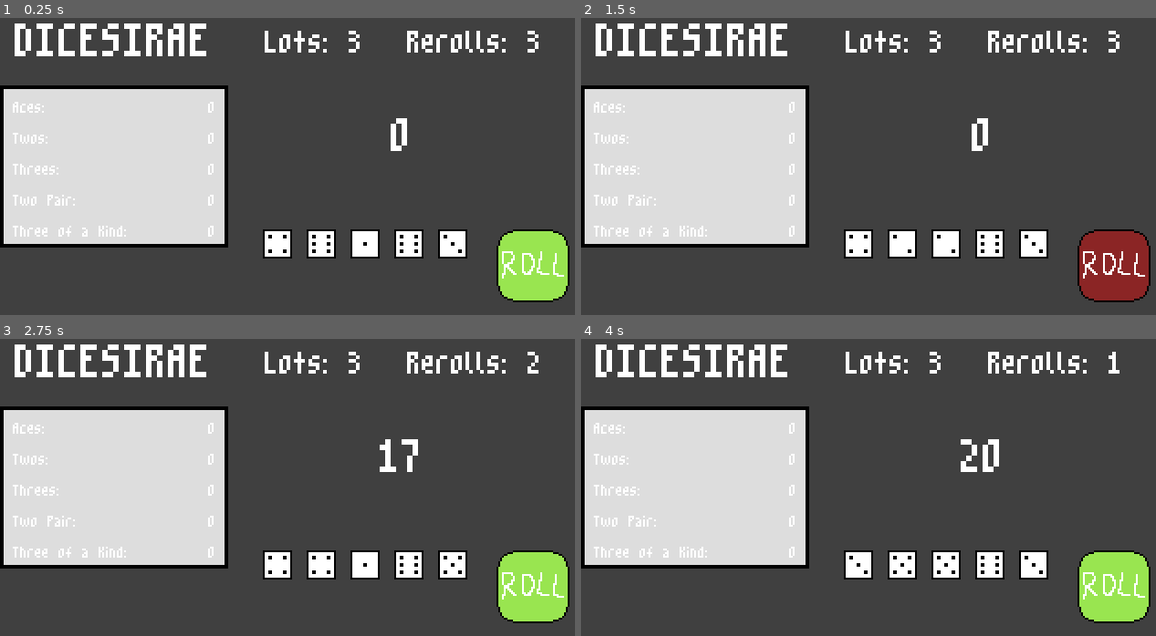
Above: before the commit, frames 1-4 (two rows, left to right).
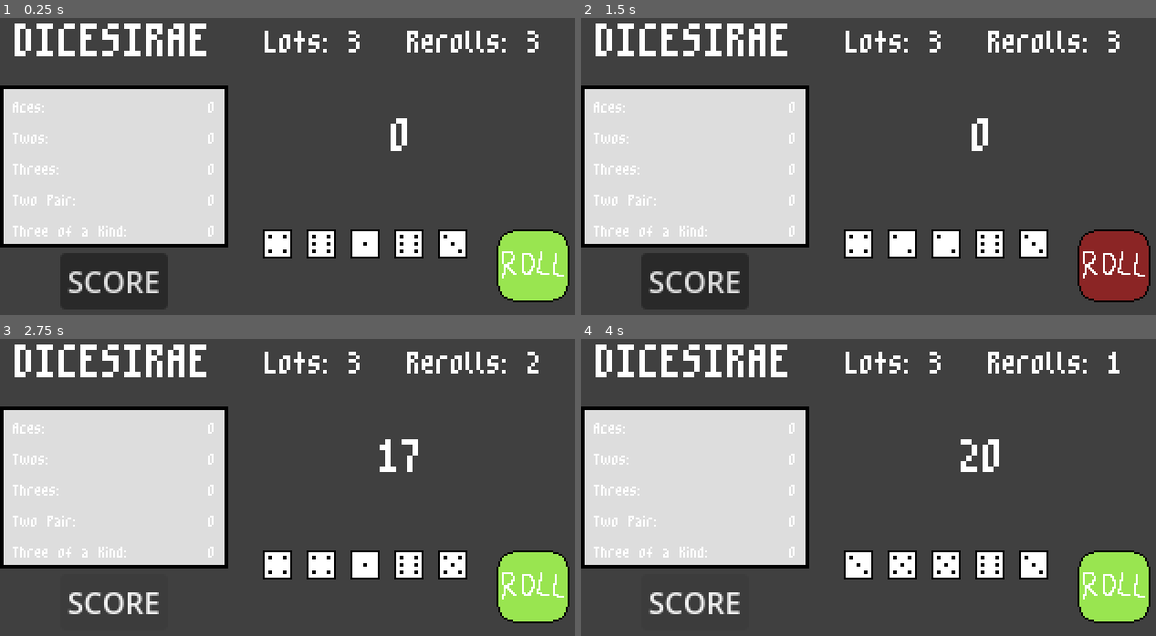
Above: after the commit, the same moments.

Repository: xander6424/DICESIRAE
Game: Godot game, scene res://scenes/main.tscn
Same seed, same stepped clock (60 frames per second), same inputs: the game is played once before the commit and once after it.
Inputs (mouse positions are in pixels of both pictures, inside the frame that each line leads up to):
- Up to frame 1 (0.25 s): no input
- Up to frame 2 (1.5 s): click (696, 282) at 0.5 s, where only the run after the commit has a clickable "SCORE"; click (1115, 264) at 1.25 s
- Up to frame 3 (2.75 s): click (115, 603) at 2 s, where only the run after the commit has a clickable "SCORE"
- Up to frame 4 (4 s): click (1115, 585) at 2.75 s; click (696, 603) at 3.5 s, where only the run after the commit has a clickable "SCORE"

The runs differ from the first frame. In frame 1, 0.5% of the frame differs, in the area x 12-28%, y 85-93%; in frame 2, 0.5%; in frame 3, 0.6%, in the area x 11-28%, y 85-93%; in frame 4, 0.6%.

Commit message:
Temp. Score Button
Added a temporary button for scoring.

Diff:
--- a/scenes/main.tscn
+++ b/scenes/main.tscn
@@ -99,6 +99,13 @@
 texture_disabled = ExtResource("4_jyhfs")
 texture_click_mask = ExtResource("6_tefeu")
 
+[node name="ScoreButton" type="Button" parent="." unique_id=2064507988]
+offset_left = 33.0
+offset_top = 144.0
+offset_right = 92.0
+offset_bottom = 175.0
+text = "SCORE"
+
 [node name="Scorecard" parent="." unique_id=1927596429 instance=ExtResource("7_o6xl0")]
 offset_left = 62.0
 offset_top = 96.0
